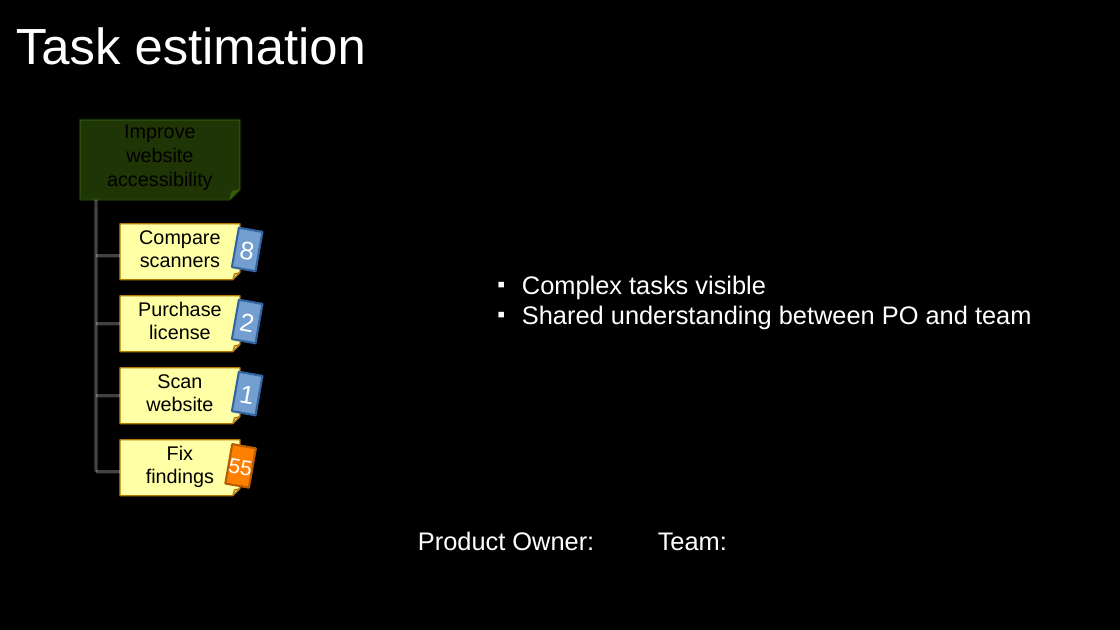
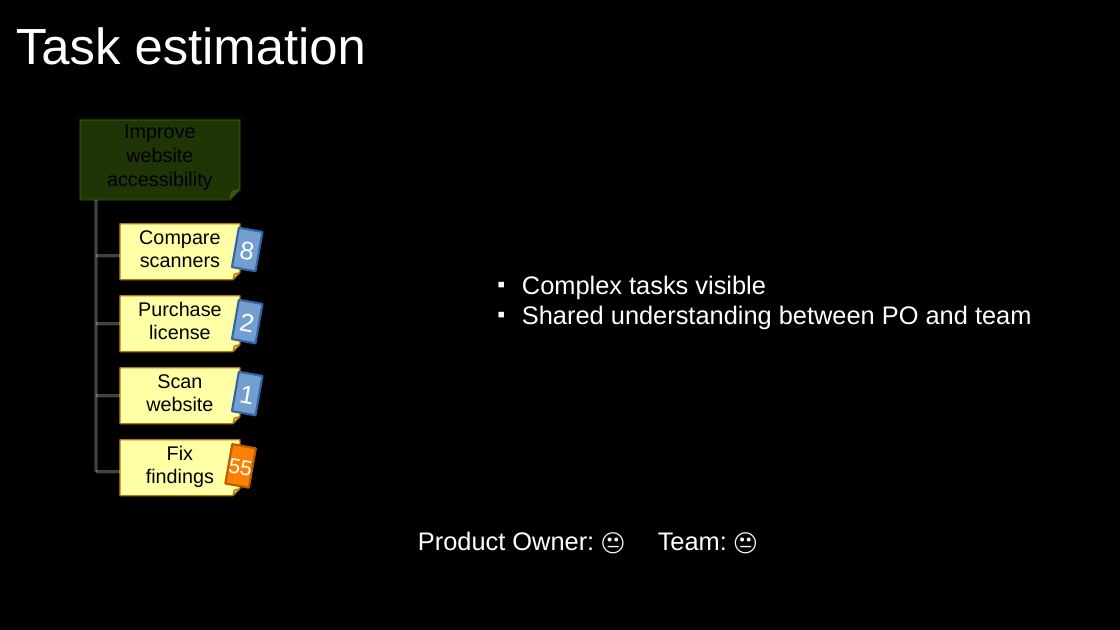
Before and after one commit to exasol/tutorials, a slide deck: slide 20 of estimating/estimating.odp (slide 11 before the commit). Drawn at 1120x630 pixels with LibreOffice and Linux fonts; fonts in the diff are those of the drawing. Boxes give left, top, right and bottom in pixels: in the first picture for what was removed or moved away, otherwise in the second. Text is boxed around its words. In the diff, an @@ line names an element or a change of style, - is before the commit and + after.

```diff
--- a/estimating/estimating.odp
+++ b/estimating/estimating.odp
@@ text at (418,531,727,551): text changed @@
-Product Owner: Team:
+Product Owner: 😐 Team: 😐
```
Also in this commit, not shown: 1 other slide changed, 16 slides added.
